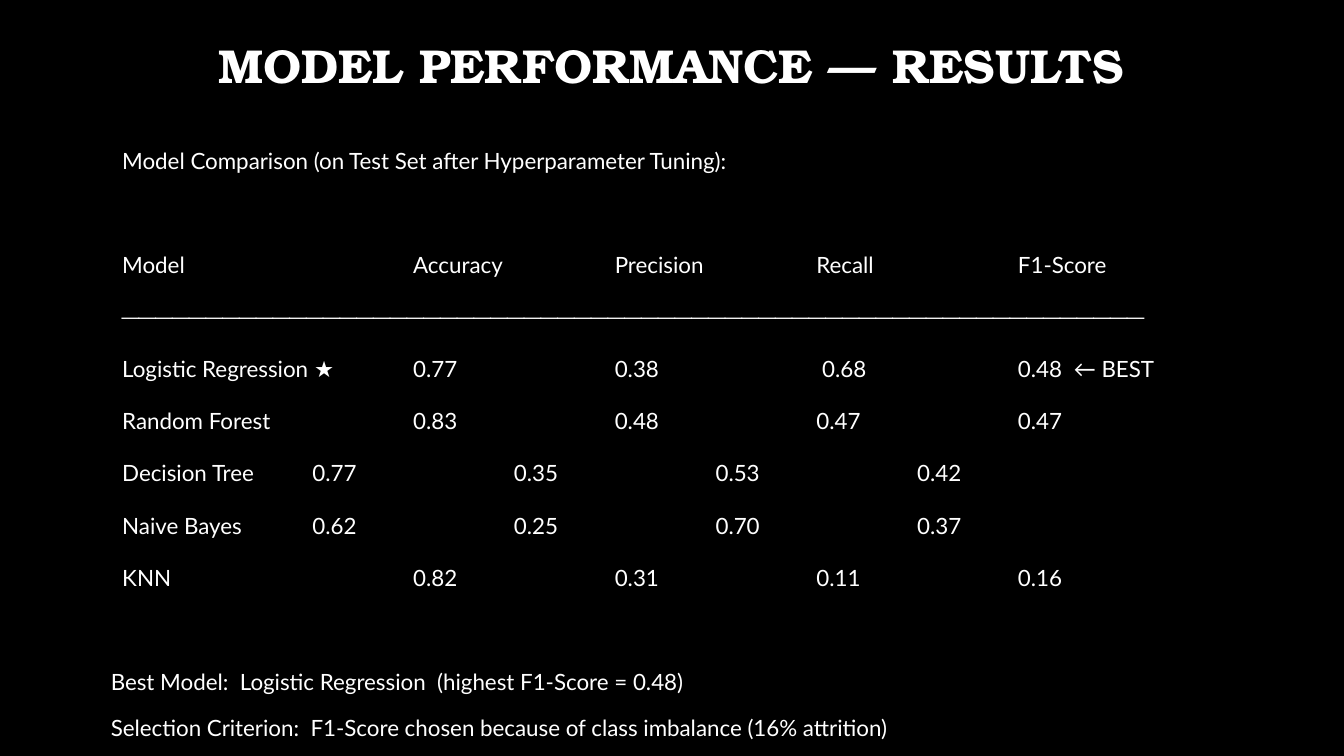
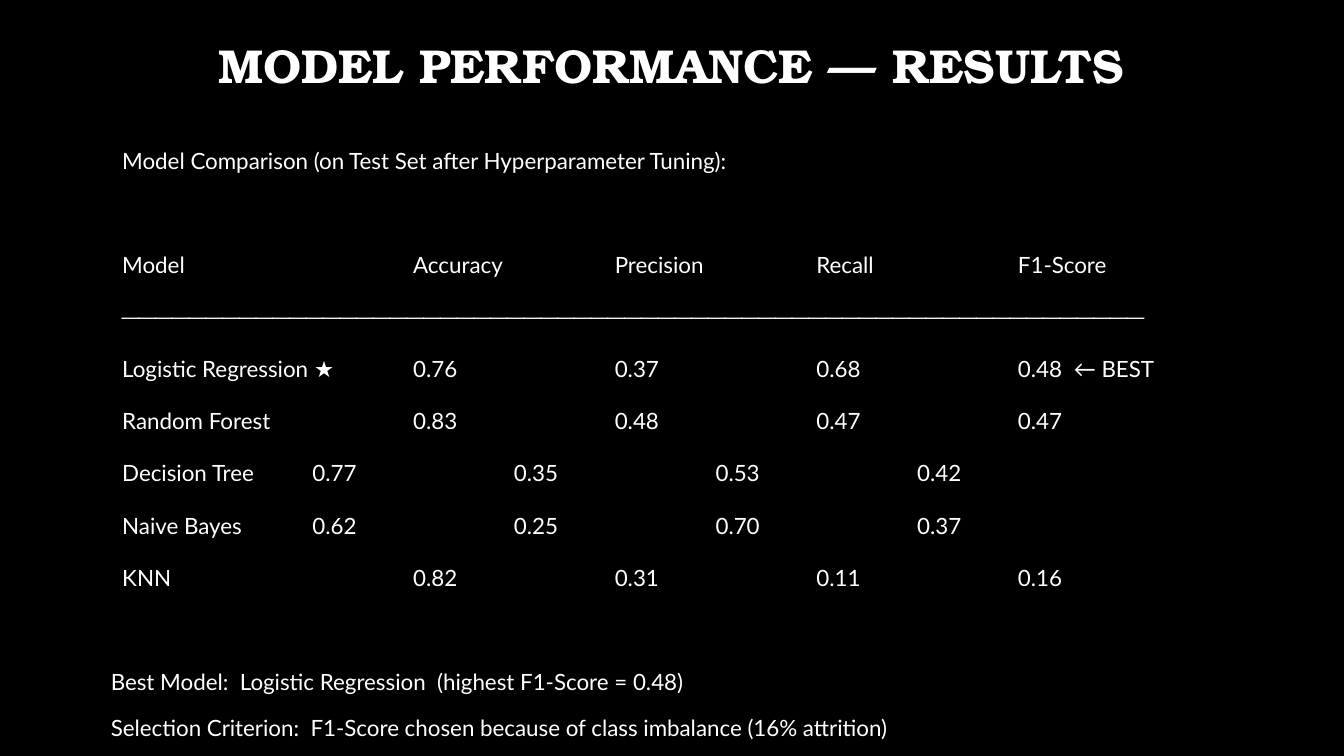
Before and after one commit to vipinyadavgit/01_ML_Capstone-project_HR, a slide deck: slide 8 of ML Capstone project/Project PPT/HR_Attrition_Prediction_Presentation.pptx. Drawn at 1344x756 pixels with LibreOffice and Linux fonts; fonts in the diff are those of the drawing; background and template pictures are left out. Boxes give left, top, right and bottom in pixels: in the first picture for what was removed or moved away, otherwise in the second. Text is boxed around its words. In the diff, an @@ line names an element or a change of style, - is before the commit and + after.

Commit message:
ppt added and ipyb added

```diff
--- a/ML Capstone project/Project PPT/HR_Attrition_Prediction_Presentation.pptx
+++ b/ML Capstone project/Project PPT/HR_Attrition_Prediction_Presentation.pptx
@@ text at (111, 152, 1155, 739): text changed @@
-Model Comparison (on Test Set after Hyperparameter Tuning):
-Model Accuracy Precision Recall F1-Score
-─────────────────────────────────────────────────────────────
-Logistic Regression ★ 0.77 0.38 0.68 0.48 ← BEST
-Random Forest 0.83 0.48 0.47 0.47
-Decision Tree 0.77 0.35 0.53 0.42
-Naive Bayes 0.62 0.25 0.70 0.37
-KNN 0.82 0.31 0.11 0.16
-Best Model: Logistic Regression (highest F1-Score = 0.48)
-Selection Criterion: F1-Score chosen because of class imbalance (16% attrition)
+Model Comparison (on Test Set after Hyperparameter Tuning):
+Model Accuracy Precision Recall F1-Score
+─────────────────────────────────────────────────────────────
+Logistic Regression ★ 0.76 0.37 0.68 0.48 ← BEST
+Random Forest 0.83 0.48 0.47 0.47
+Decision Tree 0.77 0.35 0.53 0.42
+Naive Bayes 0.62 0.25 0.70 0.37
+KNN 0.82 0.31 0.11 0.16
+Best Model: Logistic Regression (highest F1-Score = 0.48)
+Selection Criterion: F1-Score chosen because of class imbalance (16% attrition)
```
Also in this commit, not shown: 1 other file.
